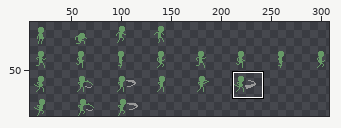
Two versions of one sprite sheet, media/player.png. Above: a wide view before the commit, with the close-up outlined.
Close-up. The starting point:
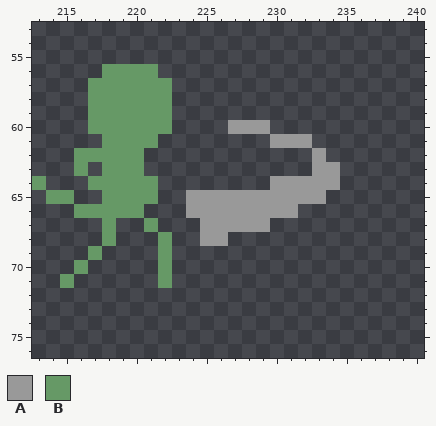
The file is 320x96 pixels. Shown: x 213..240, y 53..76. The wide view leaves out empty margins.
Palette (. is transparent): A #999999  B #669966
Pixels before, first column x 213:
56 .....BBBB.............
57 ....BBBBBB............
58 ....BBBBBB............
59 ....BBBBBB............
60 ....BBBBBB....AAA.....
61 .....BBBB........AAA..
62 ...BBBBB............A.
63 ...B.BBB............AA
64 B...BBBBB........AAAAA
65 .BB..BBBB..AAAAAAAAAA.
66 ...BBBBB...AAAAAAAA...
67 .....B..B...AAAAA.....
68 .....B...B..AA........
69 ....B....B............
70 ...B.....B............
71 ..B......B............
Now the later version:
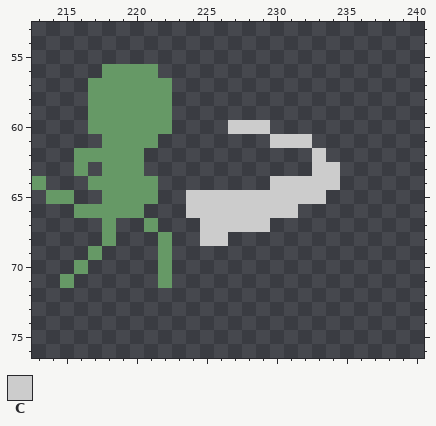
Colours new in this view: C #cccccc
Commit: added delayed player second attack
Diff:
Colour C replaces colour A in row 60 at x 227 to 229; in row 61 at x 230 to 232; in row 62 at x 233; in row 63 at x 233 to 234; in row 64 at x 230 to 234; in row 65 at x 224 to 233.
Colour C replaces colour A in row 66 at x 224 to 231; in row 67 at x 225 to 229; in row 68 at x 225 to 226.
Pixel boxes of the changes (left, top, right, bottom) in both close-ups:
changed: (186, 120, 340, 246)
